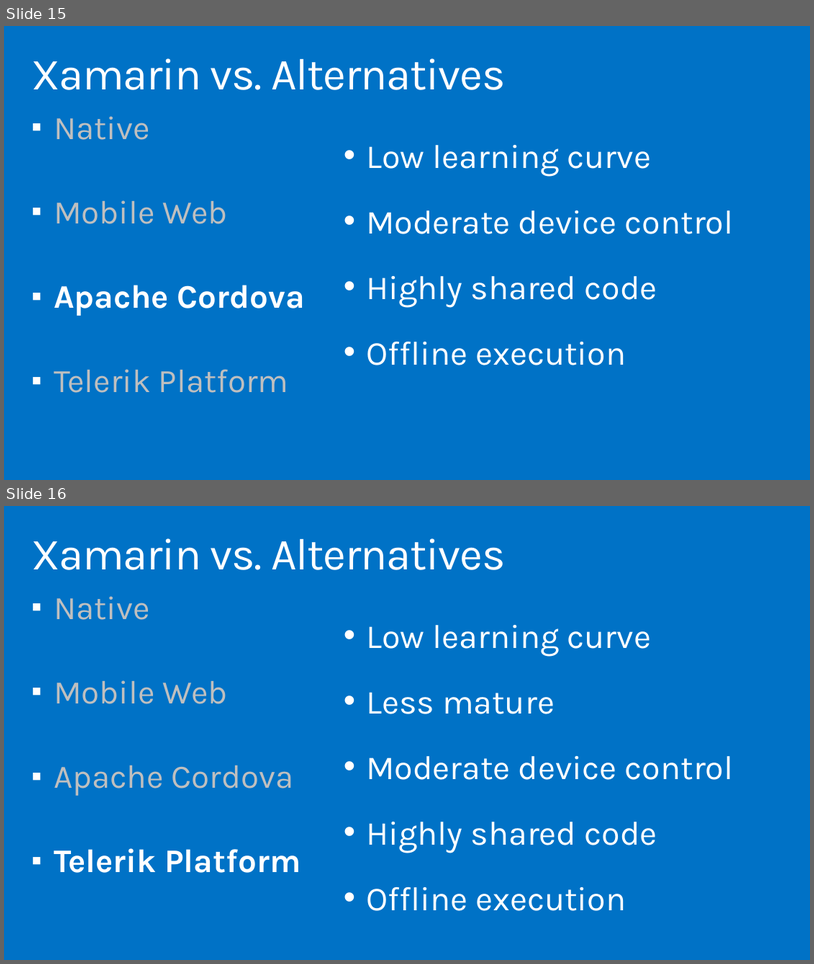
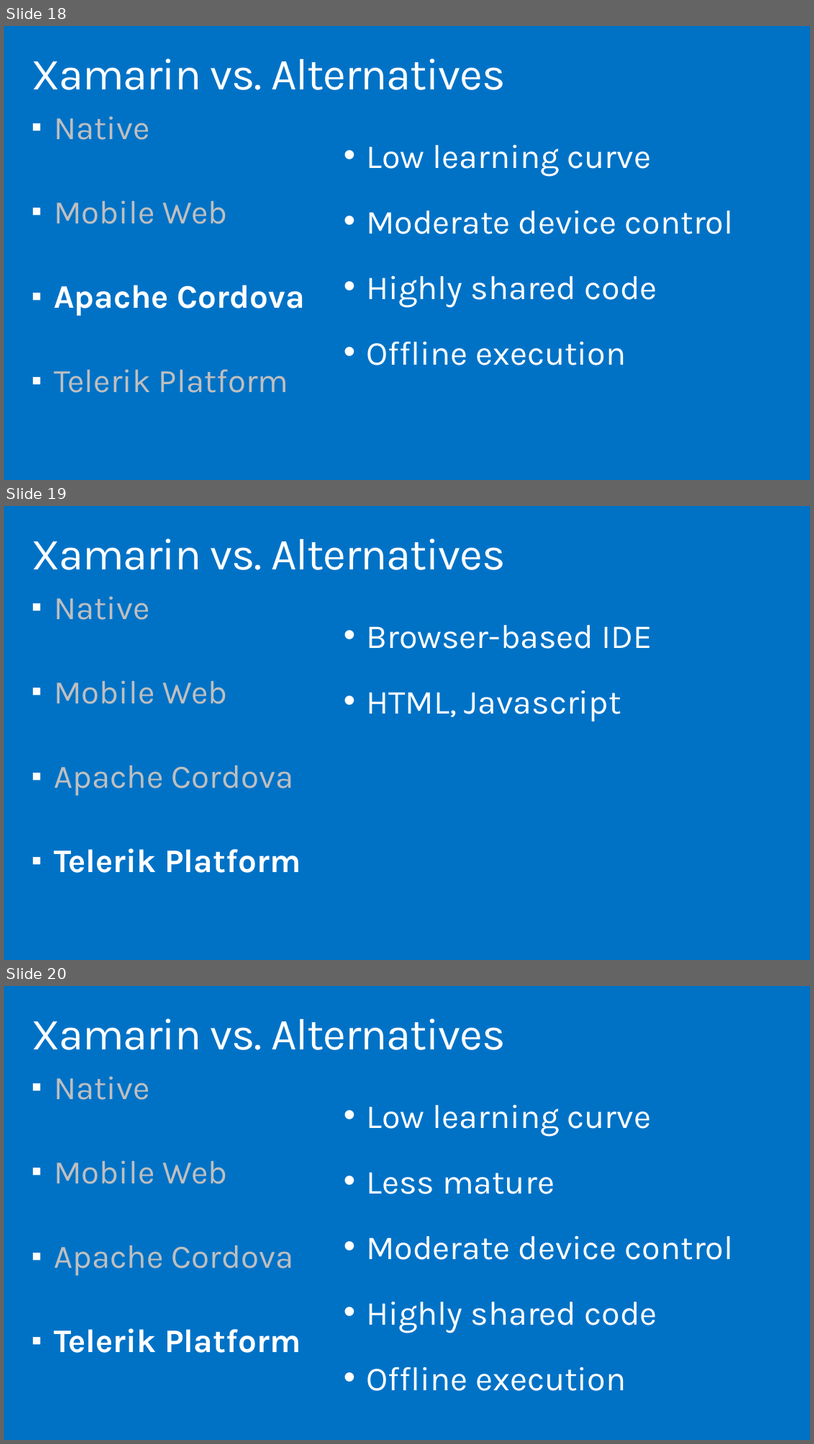
Before and after one commit to cledotnet/Xamarin.Forms, a slide deck: doc/Cross-Platform with Xamarin.pptx. Shown one above the other, each under a label of ours: slides 15 and 16 before the commit, slides 18, 19 and 20 after it. The pictures are 814x964 and 814x1444 pixels, drawn with LibreOffice and Linux fonts; fonts in the diff are those of the drawing; background and template pictures are left out. Boxes give left, top, right and bottom in pixels: in the first picture for what was removed or moved away, otherwise in the second. Text is boxed around its words. In the diff, an @@ line names an element or a change of style, - is before the commit and + after.

```diff
--- a/doc/Cross-Platform with Xamarin.pptx
+++ b/doc/Cross-Platform with Xamarin.pptx
@@ slide 19 added at [4, 506, 810, 960], background #0072C6 @@
@@ title added at [31, 538, 505, 570], 52.9 pt, text #FFFFFF @@
+Xamarin vs. Alternatives
@@ text added at [54, 596, 301, 872], 39.2 pt, text #BFBFBF @@
+▪ Native
+▪ Mobile Web
+▪ Apache Cordova
+▪ Telerik Platform
@@ text added at [366, 625, 652, 721], 40 pt, text #FFFFFF @@
+• Browser-based IDE
+• HTML, Javascript
@@ what was slide 15 is now slide 18 @@
@@ what was slide 16 is now slide 20 @@
```
Also in this commit, not shown: 1 slide changed, 3 other slides added.
